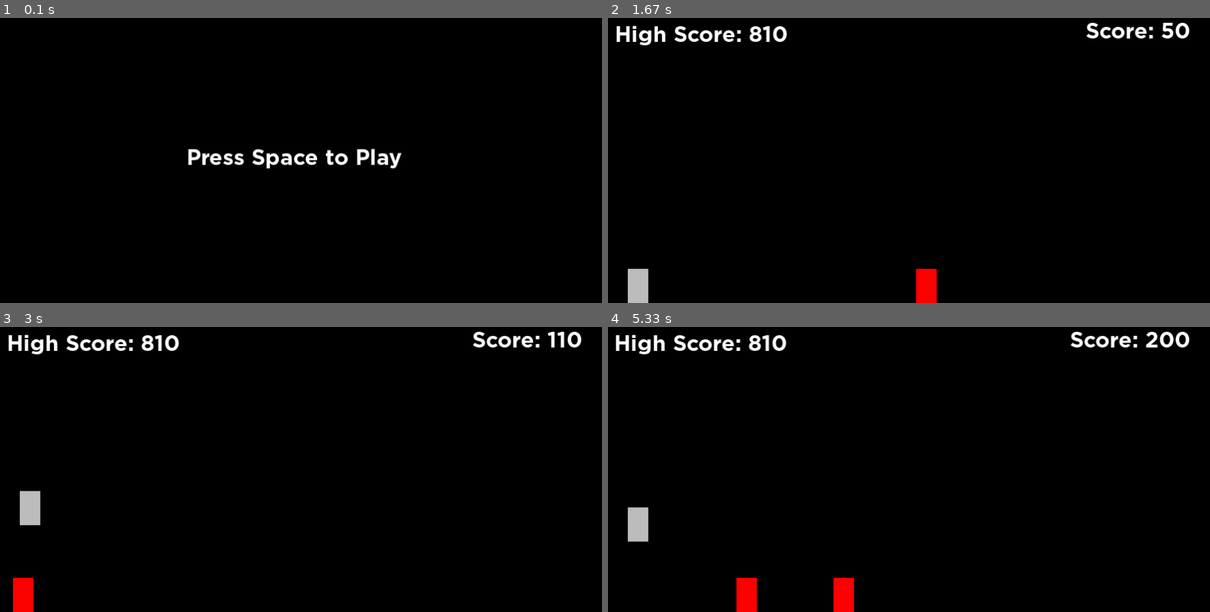
Above: before the commit, frames 1-4 (two rows, left to right).
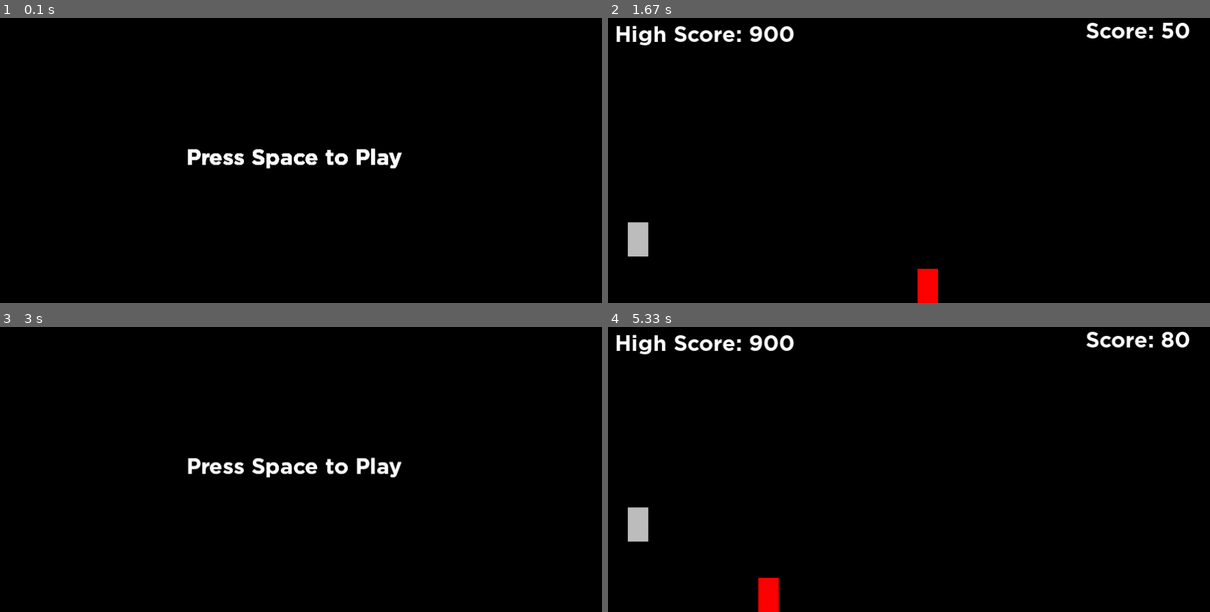
Above: after the commit, the same moments.

Repository: KshitijChandrakar/PythonSem2FinalProject
Game: pygame game, started from main.py
The game is run twice, just before and just after one commit, with the same random seed, the same clock (stepped at 60 frames per second) and the same inputs.
Inputs:
- Up to frame 1 (0.1 s): no input
- Up to frame 2 (1.67 s): tap Space at 0.33, 0.73, 1.03, 1.23, 1.57 s
- Up to frame 3 (3 s): tap Space at 1.87, 2.07, 2.37, 2.63, 2.97 s
- Up to frame 4 (5.33 s): tap Space at 3.27, 3.4, 3.8, 4.1, 4.87, 5.17 s

The runs differ from the first frame. In frame 1, 0.5% of the frame differs, in the area x 31-67%, y 45-53%; in frame 2, 1.1%; in frame 3, 3.2%, in the area x 1-97%, y 1-100%; in frame 4, 2.4%.

Commit message:
Did some stuff idk what i did

Diff:
--- a/highScore.txt
+++ b/highScore.txt
@@ -1 +1 @@
-814
+899
--- a/main.py
+++ b/main.py
@@ -4,7 +4,7 @@
 import random, os
 from ObjectClass import *
 from scene import *
-
+print("RAAAAAAAAAAAAAH IM STARTING UP RAWr")
 # from ObjectAttributes import *
 class myException(Exception):
     def __init__(self, id):
@@ -16,14 +16,14 @@
 clock = pygame.time.Clock()
 
 def gameOverFunc(i):
+    print("Game Over by Collision of", i.Attributes["id"])
+    environmentAttributes["GameOver"] = True
+    # environmentAttributes["GameRunning"] = False
+    raise myException("GameOver")
+    pass
+def setHighScore():
     with open(highScoreFile, 'w') as file:
         file.write(str(environmentAttributes["highScore"]))
-    print("Game Over by Collision of", i.Attributes["id"])
-    environmentAttributes["GameOver"] = True
-    environmentAttributes["GameRunning"] = False
-    raise myException("GameOver")
-    pass
-
 
 #---------------------------------------------------------------------------------------------------------------------------
 # Setting up environment
@@ -36,12 +36,12 @@
     "screen" : screen,
     "score" : 0,
     "scoreSpeed" : 0.5,
-    "MaxScore" : 9999,
+    "MaxScore" : 99999,
     "WindowRunning" : True,
-    "Won" : False,
-    "GameRunning" : 1,
-    "GameOver" : 0,
-    "FirstRun" : 1,
+    # "Won" : False,
+    # "GameRunning" : 1,
+    # "GameOver" : 0,
+    # "FirstRun" : 1,
     "chanceOfSecond" : 1 - 0.8
 }
 playerAttributes = {
@@ -70,33 +70,39 @@
     # "Collider" : False,
     "Constrain" : (True, True),
     "Constrain1" : vector(0,0),
-    "Constrain2" : vector(width + 300,height),
+    "Constrain2" : vector(width + 2000,height),
     "DefaultAcceleration" : vector(0,0),
     "DefaultVelocity" : vector(-4,0),
     "IncVelocity" : (True,False),
-    "VelocityConstraints" : ((-4,-13),),
+    "VelocityConstraints" : ((-4,-20),),
     "Default" : vector(width, height - 50),
     "rest" : vector(50, height - 50),
     "randomise" : True,
     "randomisationList" : [1,0],
-    "randomisationConstrain" : [[width, width+200]],
+    "randomisationConstrain" : [[width, width+2000]],
     "Dimensions" : vector(30,50),
     "color" : (255,0,0),
     "Anti-Gravity" : True
 }
+
 def resetEnv():
-    global player, obstacle, obstacle1, obstacle2
+    global player, obstacle, obstacle1
     player = Box(playerAttributes, environmentAttributes)
     obstacle = Box(obstacleAttributes, environmentAttributes)
     obstacle1 = Box(obstacleAttributes.copy(), environmentAttributes) if random.random() > environmentAttributes["chanceOfSecond"] else None
     environmentAttributes["Objects"] = (player, obstacle, obstacle1)
+    environmentAttributes["score"] = 0
 script_dir = os.path.dirname(os.path.abspath(__file__))
 highScoreFile = os.path.join(script_dir, 'highScore.txt')
 # Read from the input file
 with open(highScoreFile, 'r') as file:
     environmentAttributes["highScore"] = int(float(file.read()))
+def resetEnv1():
+    resetEnv()
+    setHighScore()
 resetEnv()
 # obstacle1 = Box(obstacleAttributes, environmentAttributes) if random.rand() > 0.8 else None
+
 
 # environmentAttributes["Objects"] = (player, obstacle)
 #--------------------------------------------------------------------------------------------------------------------------
@@ -112,26 +118,22 @@
         environmentAttributes["WindowRunning"] = False
     else:
         if event.type == pygame.KEYDOWN and event.key == pygame.K_SPACE:
-            # if environmentAttributes["FirstRun"]:
-            #     print("Running for first time")
-            #     environmentAttributes["FirstRun"] = False
+            #
+            # if environmentAttributes["GameOver"] or environmentAttributes["Won"]:
+            #     print("Restarting Game")
+            #     environmentAttributes["GameOver"] = False
+            #     environmentAttributes["Won"] = False
             #     environmentAttributes["GameRunning"] = True
-
-            if environmentAttributes["GameOver"] or environmentAttributes["Won"]:
-                print("Restarting Game")
-                environmentAttributes["GameOver"] = False
-                environmentAttributes["Won"] = False
-                environmentAttributes["GameRunning"] = True
-                del player, obstacle
-                environmentAttributes["score"] = 0
-                resetEnv()
+            #     del player, obstacle
+            #     environmentAttributes["score"] = 0
+            #     resetEnv()
                 # player.debug()
                 # obstacle.debug()
-            else:
-                if player.Attributes["pos"].y >= player.Attributes["rest"].y:
-                    # print("Jumping")
-                    player.Force(player.Attributes["Jump"])
-            pass
+            # else:
+            if player.Attributes["pos"].y >= player.Attributes["rest"].y:
+                # print("Jumping")
+                player.Force(player.Attributes["Jump"])
+            # pass
 def centerText(centerTextStr):
     # centerTextStr =
     centerText = font.render(centerTextStr, True, white)
@@ -139,8 +141,6 @@
     centerRect.center = width/2, height/2
     screen.blit(centerText, centerRect)
     pass
-
-
 def StartScreen():
     # print("Hi From StartScreen")
     centerText("Press Space to Play")
@@ -191,35 +191,45 @@
         environmentAttributes["GameRunning"] = False
         environmentAttributes["Won"] = True
     #If game not over then add score
-    if not environmentAttributes["GameOver"]:
-
-        environmentAttributes["score"] += environmentAttributes["scoreSpeed"]
-        if environmentAttributes["score"] > environmentAttributes["highScore"]:
-            environmentAttributes["highScore"] = environmentAttributes["score"]
+    # if not environmentAttributes["GameOver"]:
+
+    environmentAttributes["score"] += environmentAttributes["scoreSpeed"]
+    if environmentAttributes["score"] >= environmentAttributes["MaxScore"]:
+        raise myException("Won")
+    if environmentAttributes["score"] > environmentAttributes["highScore"]:
+        environmentAttributes["highScore"] = environmentAttributes["score"]
     pygame.display.flip()
     clock.tick(80)
 
     pass
 def GameOver():
     centerText("Game Over")
+    pass
+def Won():
+    centerText("You Won!!!")
     pass
 #--------------------------------------------------------------------------------------------------------------------------
 
 currentScene  = "StartScreen"
 def changeScene(a):
     global currentScene
+    print(environmentAttributes["score"])
+    screen.fill((0,0,0))
+    if scenes[currentScene].uninitialse != None:
+        scenes[currentScene].uninitialse()
     currentScene = a
     print(f"Changed Scene to {currentScene}")
     return currentScene
 scenes = {
     "StartScreen" : scene(StartScreen, event = {pygame.KEYDOWN : (changeScene, "GameLoop")}),
-    "GameLoop" : scene(GameLoop, excep = {"GameOver": (changeScene, "GameOver")}, eventFunction = checkEvent),
-    "GameOver" : scene(GameOver, event = {pygame.KEYDOWN : (changeScene, "StartScreen")})
-}
-# Main game loop
+    "GameLoop" : scene(GameLoop, excep = {"GameOver": (changeScene, "GameOver"), "Won": (changeScene, "Won")}, eventFunction = checkEvent, uninitialse=resetEnv1, initialise=resetEnv),
+    "GameOver" : scene(GameOver, event = {pygame.KEYDOWN : (changeScene, "StartScreen")}),
+    "Won" : scene(Won, event = {pygame.KEYDOWN : (changeScene, "StartScreen")}),
+}
+# Main window loop
 while True:
     # try:
-    screen.fill((0,0,0))
+    # screen.fill((0,0,0))
     for event in pygame.event.get():
         if event.type == pygame.QUIT:
             pygame.quit()
@@ -232,17 +242,14 @@
                 scenes[currentScene].eventFunction(event)
             # print(currentScene)
     # finally:
+
     try:
+        if not scenes[currentScene].Initialised:
+            scenes[currentScene].Initialised = 1
+            if scenes[currentScene].initialise != None:
+                scenes[currentScene].initialise()
         scenes[currentScene].render()
     except myException as E:
         scenes[currentScene].handleExp(E.id)
     pygame.display.flip()
     pass
-
-
-
-
-# Game Loop
-
-# pygame.quit()
-# sys.exit()
--- a/scene.py
+++ b/scene.py
@@ -17,7 +17,10 @@
         except KeyError:
             pass
         pass
-    def __init__(self, renderFunction, event = None, excep = None, eventFunction = None):
+    def __init__(self, renderFunction, event = None, excep = None, eventFunction = None, initialise=None, uninitialse=None):
+        self.initialise = initialise
+        self.Initialised = 0
+        self.uninitialse = uninitialse
         self.renderFunction = renderFunction
         self.events = event #events = {eventType: what To do in case of event}
         self.excep = excep #Exceptions that scens raise
